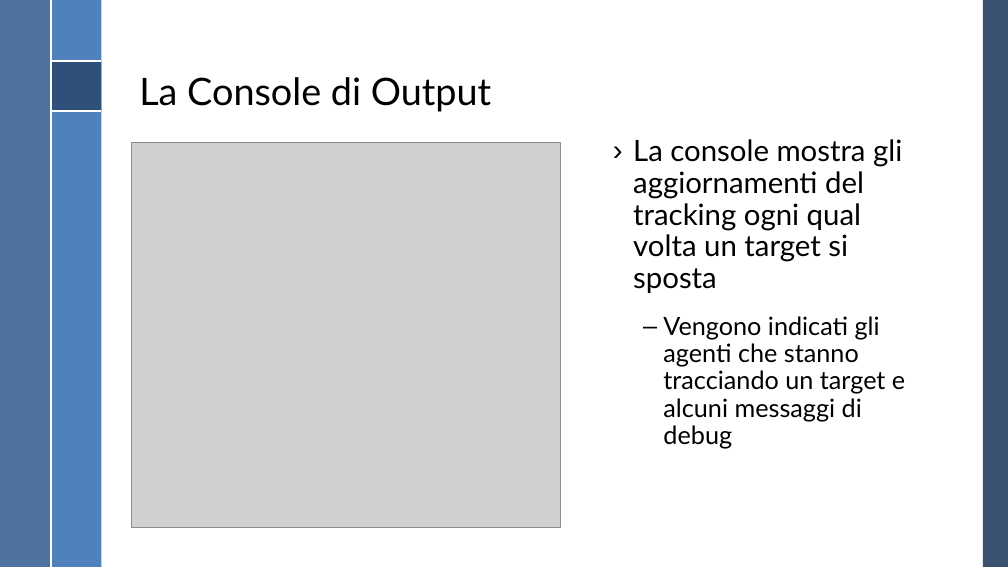
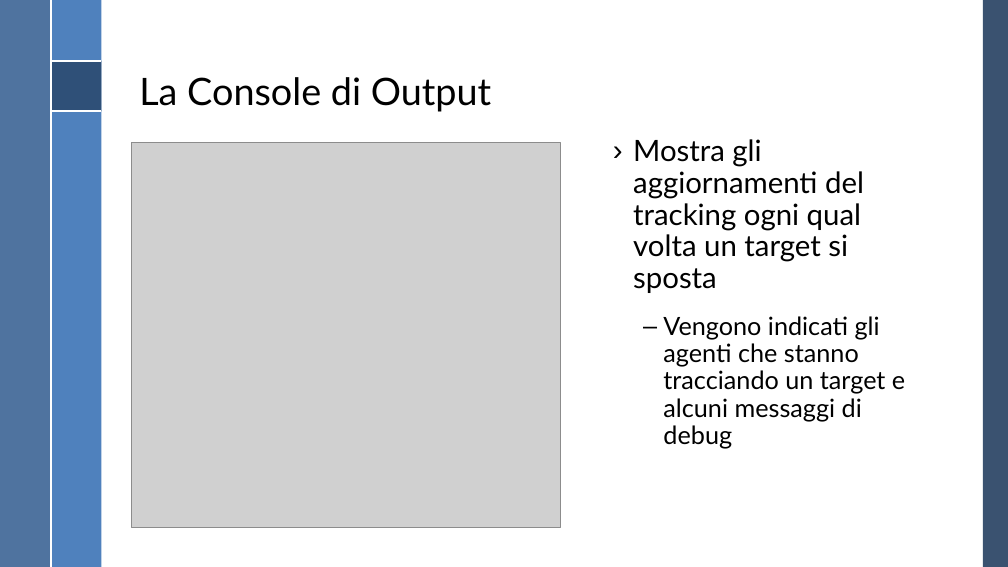
Before and after one commit to RiccardoGrieco/masTracking, a slide deck: slide 5 of Presentazione MAS/Presentazione MAS.pptx. Drawn at 1008x567 pixels with LibreOffice and Linux fonts; fonts in the diff are those of the drawing; grey boxes stand for pictures; background and template pictures are left out. Boxes give left, top, right and bottom in pixels: in the first picture for what was removed or moved away, otherwise in the second. Text is boxed around its words. In the diff, an @@ line names an element or a change of style, - is before the commit and + after.

```diff
--- a/Presentazione MAS/Presentazione MAS.pptx
+++ b/Presentazione MAS/Presentazione MAS.pptx
@@ text at (x1=633, y1=139, x2=864, y2=293): text changed @@
-› La console mostra gli aggiornamenti del tracking ogni qual volta un target si sposta
+› Mostra gli aggiornamenti del tracking ogni qual volta un target si sposta
```
Also in this commit, not shown: 6 other slides changed, 3 slides added.
